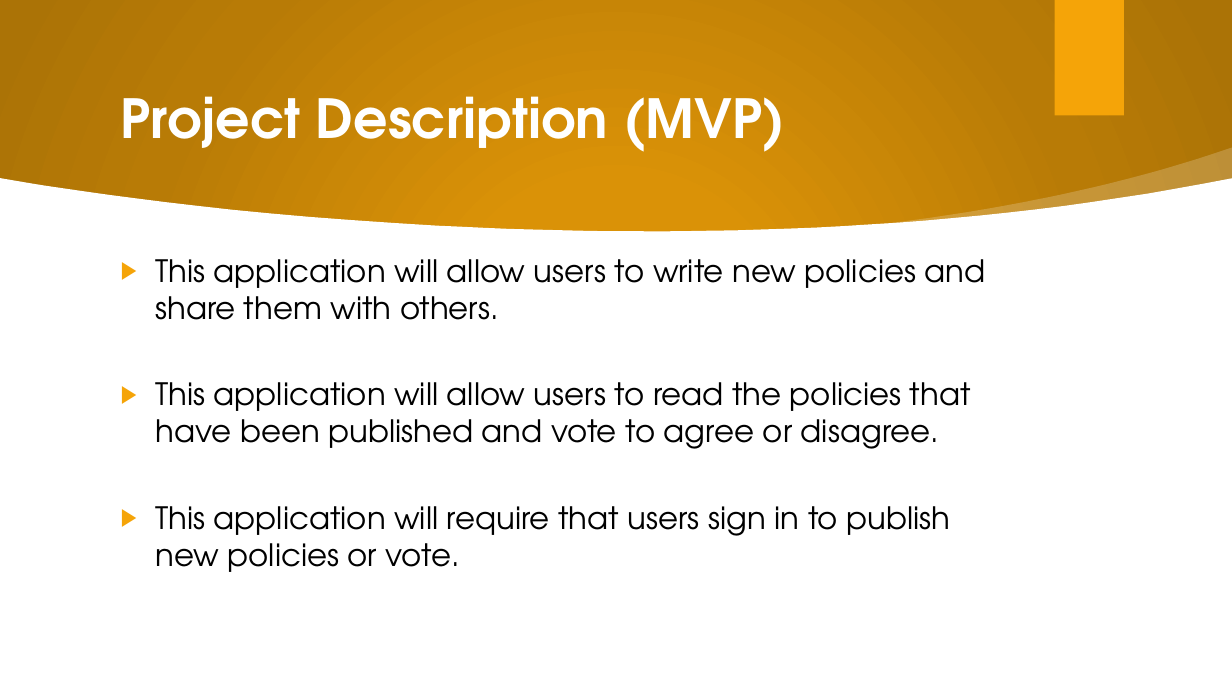
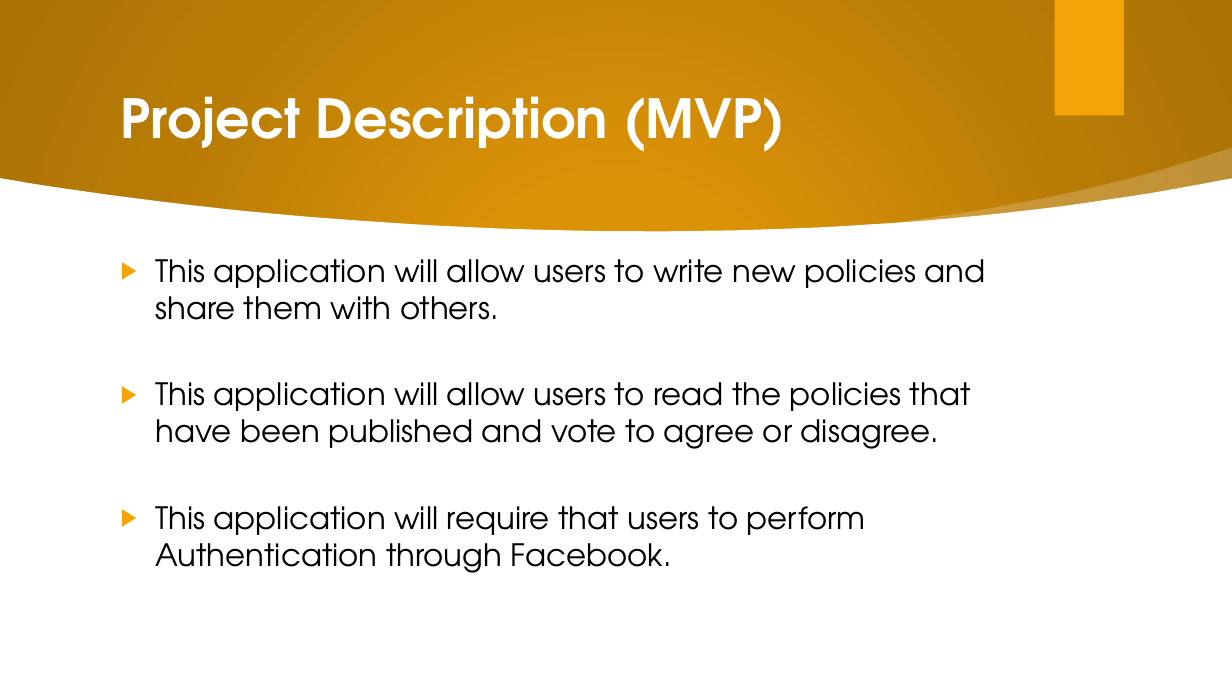
Before and after one commit to BarbaraHernandez/localvote, a slide deck: slide 4 of local-vote-ppt.pptx. Drawn at 1232x693 pixels with LibreOffice and Linux fonts; fonts in the diff are those of the drawing; background and template pictures are left out. Boxes give left, top, right and bottom in pixels: in the first picture for what was removed or moved away, otherwise in the second. Text is boxed around its words. In the diff, an @@ line names an element or a change of style, - is before the commit and + after.

Commit message:
PPT updated

```diff
--- a/local-vote-ppt.pptx
+++ b/local-vote-ppt.pptx
@@ text at [155,506,866,573]: text changed @@
-▶ This application will require that users sign in to publish new policies or vote.
+▶ This application will require that users to perform Authentication through Facebook.
```
Also in this commit, not shown: 1 other slide changed, 1 other file.
